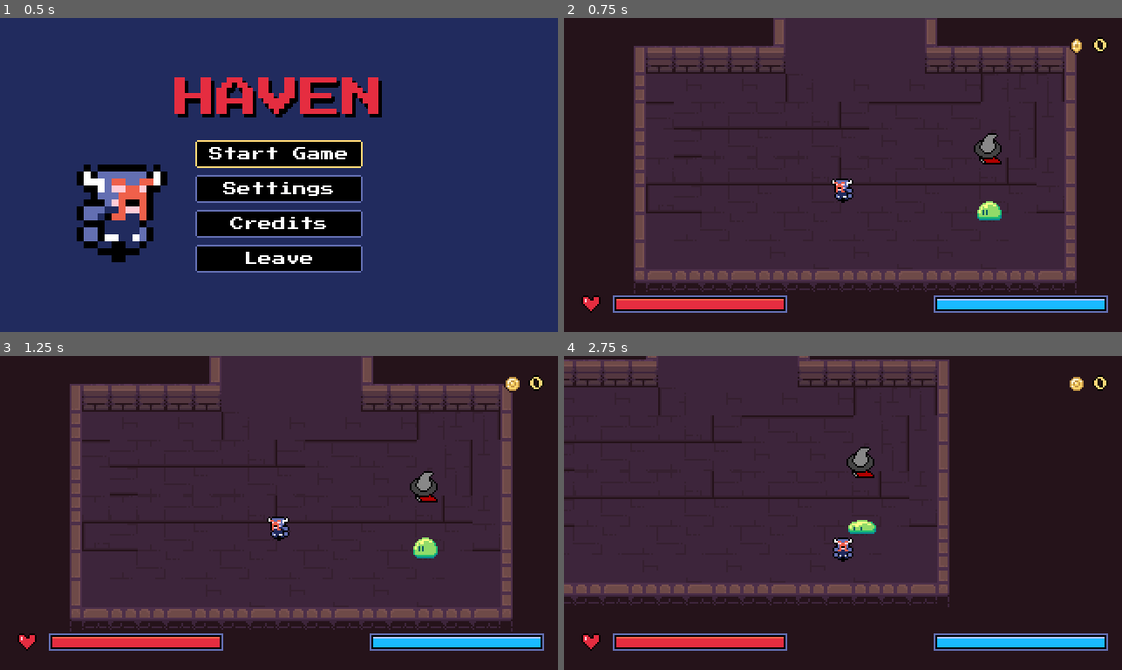
Above: before the commit, frames 1-4 (two rows, left to right).
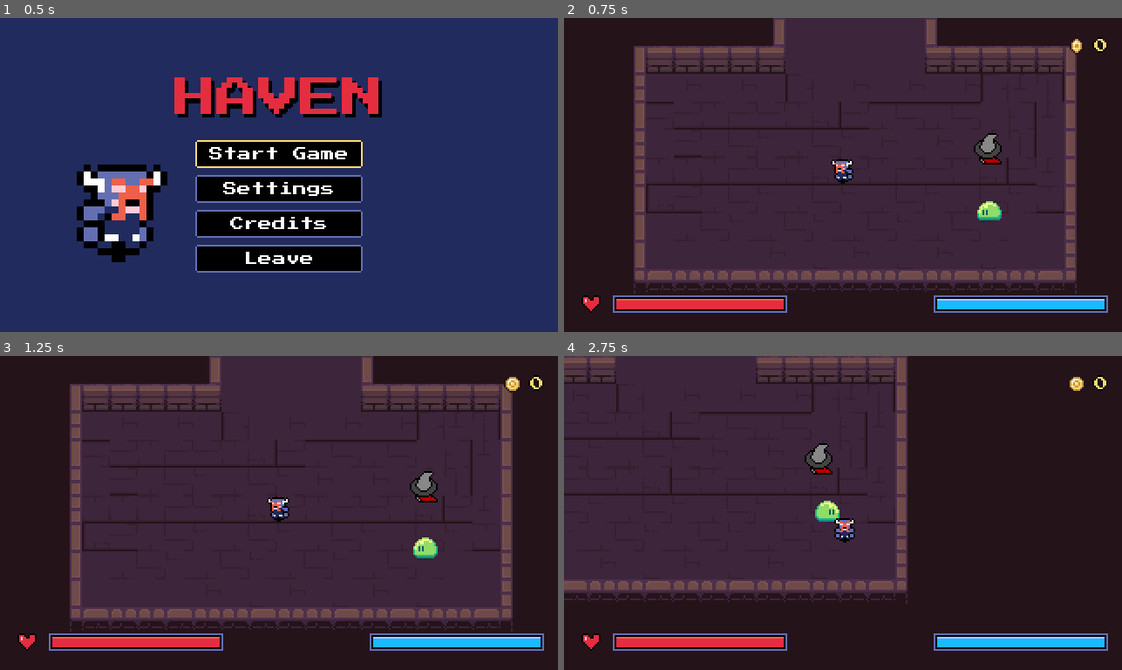
Above: after the commit, the same moments.

Repository: DaEpickid540/haven-2026
Game: Godot game, scene res://Scenes/main.tscn
Same seed, same stepped clock (60 frames per second), same inputs: the game is played once before the commit and once after it.
Inputs (mouse positions are in pixels of both pictures, inside the frame that each line leads up to):
- Up to frame 1 (0.5 s): no input
- Up to frame 2 (0.75 s): click "Start Game" at 0.5 s
- Up to frame 3 (1.25 s): no input
- Up to frame 4 (2.75 s): move the mouse to (965, 497) at 1.27 s; hold Right (right) 1.28-2.03 s; hold X (dash) 1.28-2.03 s; click (965, 497) at 1.42 s; move the mouse to (731, 528) at 2.02 s; hold Down (down) from 2.03 s (still down); tap J (attack) at 2.1 s; tap X (dash) at 2.3 s

Frame 1 is identical in both runs. In frame 2, 0.4% of the frame differs, in the area x 47-52%, y 45-59%; in frame 3, 0.4%; in frame 4, 13%, in the area x 0-70%, y 0-80%.

Commit message:
Update enemy

Diff:
--- a/Scenes/player.tscn
+++ b/Scenes/player.tscn
@@ -512,10 +512,13 @@
 [sub_resource type="CircleShape2D" id="CircleShape2D_0wjns"]
 radius = 5.0
 
-[node name="Player" type="CharacterBody2D" unique_id=222476482 groups=["Player"]]
+[node name="Player" type="CharacterBody2D" unique_id=222476482 groups=["Player", "player"]]
+collision_layer = 2
 script = ExtResource("1_cvnsp")
 
 [node name="Sprite2D" type="Sprite2D" parent="." unique_id=880345902]
+z_index = 1
+position = Vector2(0, -11)
 texture = ExtResource("1_v0iea")
 hframes = 5
 vframes = 9
@@ -545,5 +548,4 @@
 scale = Vector2(1.125, 1)
 
 [node name="CollisionShape2D" type="CollisionShape2D" parent="." unique_id=202009393]
-position = Vector2(0, 11)
 shape = SubResource("CircleShape2D_0wjns")
--- a/Scripts/enemy.gd
+++ b/Scripts/enemy.gd
@@ -1,10 +1,13 @@
 extends CharacterBody2D
 
-@export var range = 128
+const SPEED = 30.0
+
+@export var detected_range = 64
 
 @onready var sprite_2d: Sprite2D = $Sprite2D
 @onready var animation_tree: AnimationTree = $AnimationTree
 @onready var playback = animation_tree.get("parameters/StateMachine/playback") as AnimationNodeStateMachinePlayback
+@onready var ray_cast_2d: RayCast2D = $RayCast2D
 
 
 func _physics_process(delta: float) -> void:
@@ -14,10 +17,15 @@
 			pass
 		"Chase":
 			var player = get_player()
-
+			if player is Player:
+				velocity = global_position.direction_to(player.global_position) * SPEED
+				sprite_2d.scale.x = sign(velocity.x) * -1
+			else:
+				velocity = Vector2.ZERO
+			move_and_slide()
 
 func get_player() -> Player:
-	return get_tree().get_first_node_in_group("Player")
+	return get_tree().get_first_node_in_group("player")
 
 func is_player_in_range() -> bool:
 	var result = false
@@ -25,8 +33,15 @@
 
 	if player is Player:
 		var distance_to_player = global_position.distance_to(player.global_position)
-		if distance_to_player < range:
+		if distance_to_player < detected_range:
 			result = true
 	return result
 
-pass
+func can_see_player() ->bool:
+	if not is_player_in_range():
+		return false
+		print("ah")
+	var player := get_player()
+	ray_cast_2d.target_position = player.global_position - global_position
+	var player_in_sight = not ray_cast_2d.is_colliding()
+	return player_in_sight
--- a/Scripts/hud.gd
+++ b/Scripts/hud.gd
@@ -5,6 +5,7 @@
 ##     $Hud.set_dash(stamina, max_stamina)
 ## The coin counter follows PlayerStats.coins automatically.
 ## Process mode is Inherit, so the coin animation freezes while paused.
+@onready var player: Player = $".."
 
 const COIN_FRAMES: Array[Texture2D] = [
 	preload("res://Assets/2D Pixel Dungeon Asset Pack/items and trap_animation/coin/coin_1.png"),
@@ -36,6 +37,10 @@
 	dash_bar.max_value = maximum
 	dash_bar.value = current
 
+func dash_handling(current: float, maximum: float)->void:
+	if player.dashing == true:
+		print("oh")
+
 
 func set_coins(amount: int) -> void:
 	coins_label.text = str(amount)
--- a/Scripts/player.gd
+++ b/Scripts/player.gd
@@ -2,6 +2,7 @@
 
 var speed = 100.0
 var strength = 10.0
+var dashing = false
 var stamina = 10.0
 
 @onready var animation_tree: AnimationTree = $AnimationTree
@@ -10,7 +11,6 @@
 
 var input_vector = Vector2.ZERO
 
-const SPEED = 100.0
 
 func _physics_process(delta: float) -> void:
 	var state = playback.get_current_node()
@@ -35,9 +35,13 @@
 		playback.travel("AttackState")
 	if Input.is_action_just_pressed("attack"):
 		playback.travel("AttackState")
-	if Input.is_action_just_pressed("dash"):
-		speed=150.0
-	else: speed=100.0
+	if Input.is_action_pressed("dash"):
+		speed=130.0
+		dashing=true
+	else:
+		speed=100.0
+		dashing=false
+
 
 
 func update_blend_positions(direction_vector: Vector2) -> void:
--- a/enemy.tscn
+++ b/enemy.tscn
@@ -36,10 +36,19 @@
 &"idle": SubResource("Animation_iifgy")
 }
 
-[sub_resource type="CircleShape2D" id="CircleShape2D_0wjns"]
-radius = 6.0827627
+[sub_resource type="CircleShape2D" id="CircleShape2D_fkybt"]
+radius = 7.071068
+
+[sub_resource type="AnimationNodeAnimation" id="AnimationNodeAnimation_4gyqm"]
+animation = &"idle"
+
+[sub_resource type="AnimationNodeStateMachineTransition" id="AnimationNodeStateMachineTransition_epg4t"]
+advance_mode = 2
 
 [sub_resource type="AnimationNodeStateMachine" id="AnimationNodeStateMachine_7k104"]
+states/idle/node = SubResource("AnimationNodeAnimation_4gyqm")
+states/idle/position = Vector2(415.33334, 70)
+transitions = ["Start", "idle", SubResource("AnimationNodeStateMachineTransition_epg4t")]
 
 [sub_resource type="AnimationNodeAnimation" id="AnimationNodeAnimation_7k104"]
 animation = &"idle"
@@ -48,8 +57,12 @@
 advance_mode = 2
 
 [sub_resource type="AnimationNodeStateMachineTransition" id="AnimationNodeStateMachineTransition_qi2p4"]
+advance_mode = 2
+advance_expression = "can_see_player()"
 
 [sub_resource type="AnimationNodeStateMachineTransition" id="AnimationNodeStateMachineTransition_iifgy"]
+advance_mode = 2
+advance_expression = "not can_see_player()"
 
 [sub_resource type="AnimationNodeStateMachine" id="AnimationNodeStateMachine_qi2p4"]
 states/Chase/node = SubResource("AnimationNodeStateMachine_7k104")
@@ -64,7 +77,12 @@
 nodes/StateMachine/position = Vector2(-59.724117, 133.29341)
 node_connections = [&"output", 0, &"StateMachine"]
 
+[sub_resource type="CircleShape2D" id="CircleShape2D_a5u4x"]
+radius = 4.0
+
 [node name="Enemy" type="CharacterBody2D" unique_id=1620705969]
+collision_layer = 4
+collision_mask = 7
 motion_mode = 1
 script = ExtResource("1_4gyqm")
 
@@ -72,18 +90,26 @@
 texture = ExtResource("1_7k104")
 hframes = 7
 vframes = 2
-frame = 4
 
 [node name="AnimationPlayer" type="AnimationPlayer" parent="." unique_id=629370387]
 root_node = NodePath("../Sprite2D")
 libraries/ = SubResource("AnimationLibrary_epg4t")
 
 [node name="CollisionShape2D" type="CollisionShape2D" parent="." unique_id=584054671]
-position = Vector2(0, 2)
-shape = SubResource("CircleShape2D_0wjns")
+position = Vector2(0, 3)
+shape = SubResource("CircleShape2D_fkybt")
 
 [node name="AnimationTree" type="AnimationTree" parent="." unique_id=1229563384]
 root_node = NodePath("../Sprite2D")
 tree_root = SubResource("AnimationNodeBlendTree_3agft")
 advance_expression_base_node = NodePath("..")
 anim_player = NodePath("../AnimationPlayer")
+
+[node name="RayCast2D" type="RayCast2D" parent="." unique_id=300324515]
+target_position = Vector2(-17, 0)
+
+[node name="Area2D" type="Area2D" parent="." unique_id=1159431271]
+
+[node name="CollisionShape2D" type="CollisionShape2D" parent="Area2D" unique_id=2062662106]
+position = Vector2(1, 4)
+shape = SubResource("CircleShape2D_a5u4x")
